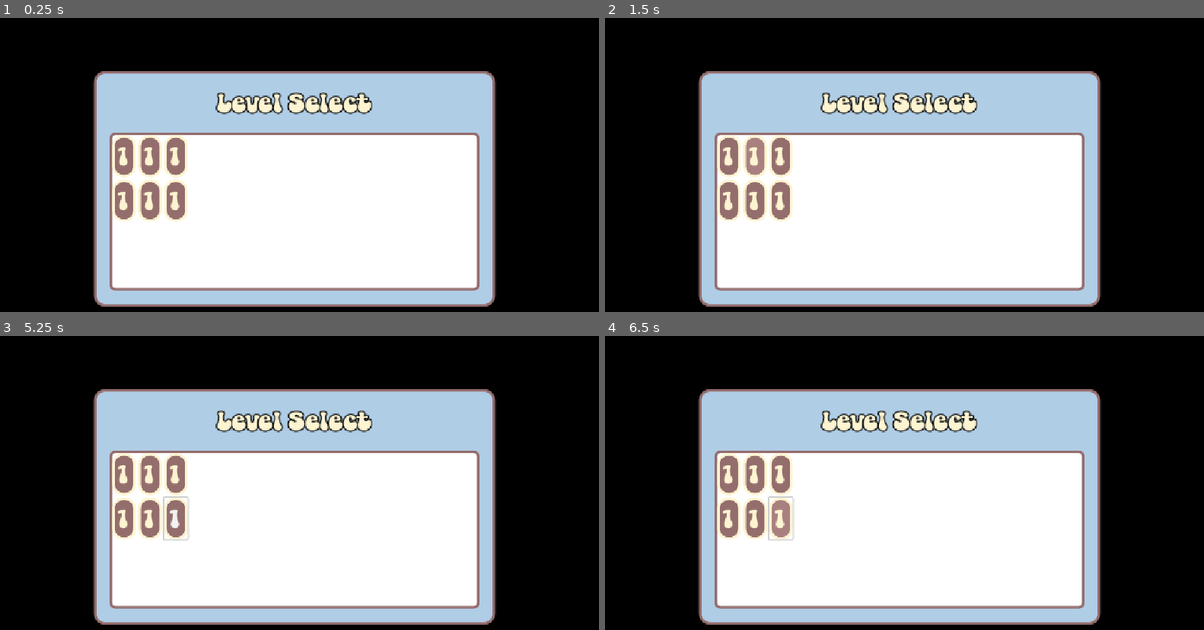
Above: before the commit, frames 1-4 (two rows, left to right).
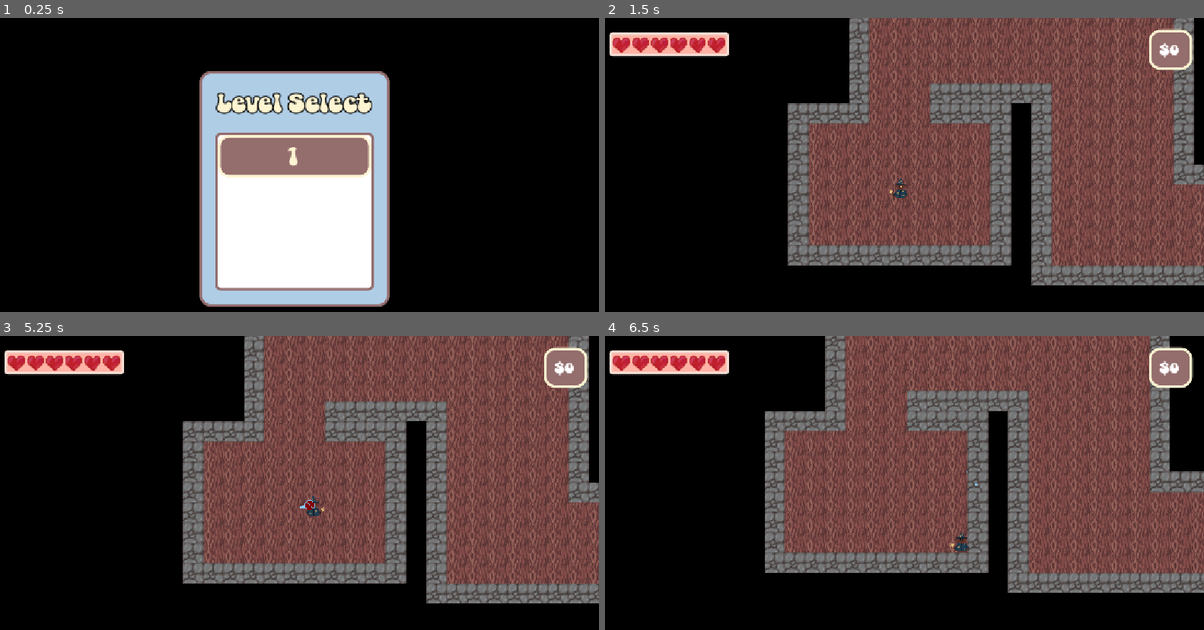
Above: after the commit, the same moments.

Repository: teganmy/wizard-cat-cat-wizard
Game: Godot game, scene res://UI/level_select.tscn
Same seed, same stepped clock (60 frames per second), same inputs: the game is played once before the commit and once after it. This scene is started directly instead of the project's main scene.
Inputs (mouse positions are in pixels of both pictures, inside the frame that each line leads up to):
- Up to frame 1 (0.25 s): no input
- Up to frame 2 (1.5 s): click "1" at 0.5 s; click (754, 156) at 1.25 s, where only the run before the commit has a clickable "1"
- Up to frame 3 (5.25 s): click (173, 474) at 2 s, where only the run before the commit has a clickable "1"; click (125, 518) at 2.75 s, where only the run before the commit has a clickable "1"; click (149, 518) at 3.5 s, where only the run before the commit has a clickable "1"; click (173, 518) at 4.25 s, where only the run before the commit has a clickable "1"; tap Enter (interact) at 5 s; move the mouse to (431, 488) at 5.02 s; hold Right (player_right) from 5.03 s (still down); tap Space (fire) at 5.1 s
- Up to frame 4 (6.5 s): move the mouse to (778, 524) at 5.77 s; release Right (player_right) at 5.78 s; hold Down (player_down) from 5.78 s (still down); tap Enter (interact) at 5.85 s

The runs differ from the first frame. In frame 1, 36% of the frame differs, in the area x 15-83%, y 18-99%; in frame 2, 78%, in the area x 0-100%, y 0-99%; in frame 3, 78%; in frame 4, 77%.

Commit message:
Added basic level select

Diff:
--- /dev/null
+++ b/wizard-cat-game/UI/level_select.gd
@@ -0,0 +1,17 @@
+extends Control
+
+@export var button_container: Container
+var levels: Array[String] = []
+
+func _ready() -> void:
+	for file_name in ResourceLoader.list_directory("res://levels"):
+		if file_name.begins_with("level_") and file_name.ends_with(".tscn"):
+			levels.append(file_name)
+	var regex := RegEx.create_from_string("\\d+")
+	for level in levels:
+		var num = regex.search(level).get_string()
+		if num != "":
+			var button = Button.new()
+			button.text = num
+			button_container.add_child(button)
+			button.pressed.connect(SceneLoader.change_to_level.bind(num.to_int()))
--- a/wizard-cat-game/UI/level_select.tscn
+++ b/wizard-cat-game/UI/level_select.tscn
@@ -1,10 +1,11 @@
 [gd_scene format=3 uid="uid://b7abfpxug6kt"]
 
 [ext_resource type="Theme" uid="uid://cnlk2q7yx8tfd" path="res://assets/default_theme.tres" id="1_r4dbv"]
+[ext_resource type="Script" uid="uid://cuux8h5i48whu" path="res://UI/level_select.gd" id="2_qgm14"]
 
 [sub_resource type="StyleBoxEmpty" id="StyleBoxEmpty_gjday"]
 
-[node name="LevelSelect" type="Control" unique_id=975190331]
+[node name="LevelSelect" type="Control" unique_id=975190331 node_paths=PackedStringArray("button_container")]
 layout_mode = 3
 anchors_preset = 15
 anchor_right = 1.0
@@ -12,6 +13,8 @@
 grow_horizontal = 2
 grow_vertical = 2
 theme = ExtResource("1_r4dbv")
+script = ExtResource("2_qgm14")
+button_container = NodePath("CenterContainer/PanelContainer/VBoxContainer/ScrollContainer/VBoxContainer")
 
 [node name="CenterContainer" type="CenterContainer" parent="." unique_id=2134715913]
 layout_mode = 1
@@ -35,41 +38,11 @@
 theme_override_styles/normal = SubResource("StyleBoxEmpty_gjday")
 text = "Level Select"
 
-[node name="ScrollContainer" type="ScrollContainer" parent="CenterContainer/PanelContainer/VBoxContainer" unique_id=1355270629]
-custom_minimum_size = Vector2(700, 300)
+[node name="ScrollContainer" type="ScrollContainer" parent="CenterContainer/PanelContainer/VBoxContainer" unique_id=1747849254]
+custom_minimum_size = Vector2(300, 300)
+custom_maximum_size = Vector2(300, 300)
 layout_mode = 2
-horizontal_scroll_mode = 0
 
-[node name="GridContainer" type="GridContainer" parent="CenterContainer/PanelContainer/VBoxContainer/ScrollContainer" unique_id=1332314017]
+[node name="VBoxContainer" type="VBoxContainer" parent="CenterContainer/PanelContainer/VBoxContainer/ScrollContainer" unique_id=1442914183]
+custom_minimum_size = Vector2(290, 0)
 layout_mode = 2
-columns = 3
-
-[node name="Button" type="Button" parent="CenterContainer/PanelContainer/VBoxContainer/ScrollContainer/GridContainer" unique_id=712518961]
-layout_mode = 2
-text = "1
-"
-
-[node name="Button2" type="Button" parent="CenterContainer/PanelContainer/VBoxContainer/ScrollContainer/GridContainer" unique_id=1037333225]
-layout_mode = 2
-text = "1
-"
-
-[node name="Button3" type="Button" parent="CenterContainer/PanelContainer/VBoxContainer/ScrollContainer/GridContainer" unique_id=1974190501]
-layout_mode = 2
-text = "1
-"
-
-[node name="Button4" type="Button" parent="CenterContainer/PanelContainer/VBoxContainer/ScrollContainer/GridContainer" unique_id=376665438]
-layout_mode = 2
-text = "1
-"
-
-[node name="Button5" type="Button" parent="CenterContainer/PanelContainer/VBoxContainer/ScrollContainer/GridContainer" unique_id=1099189024]
-layout_mode = 2
-text = "1
-"
-
-[node name="Button6" type="Button" parent="CenterContainer/PanelContainer/VBoxContainer/ScrollContainer/GridContainer" unique_id=1678060356]
-layout_mode = 2
-text = "1
-"
Not shown, added: wizard-cat-game/UI/level_select.gd.uid
